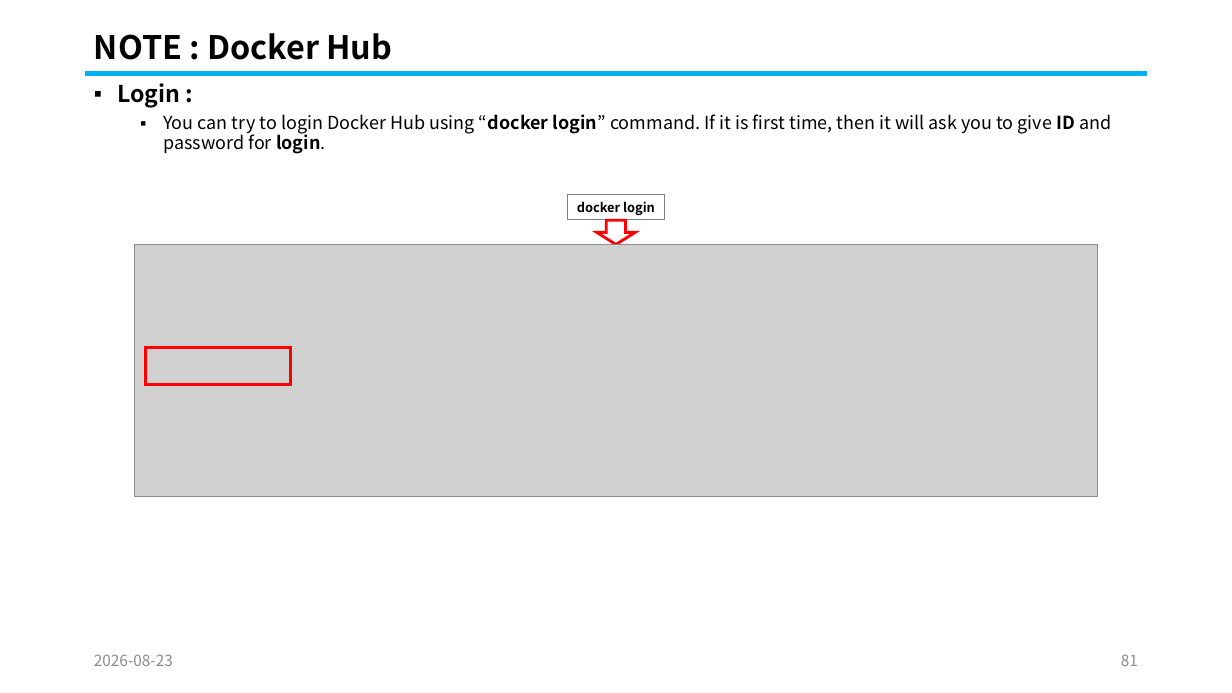
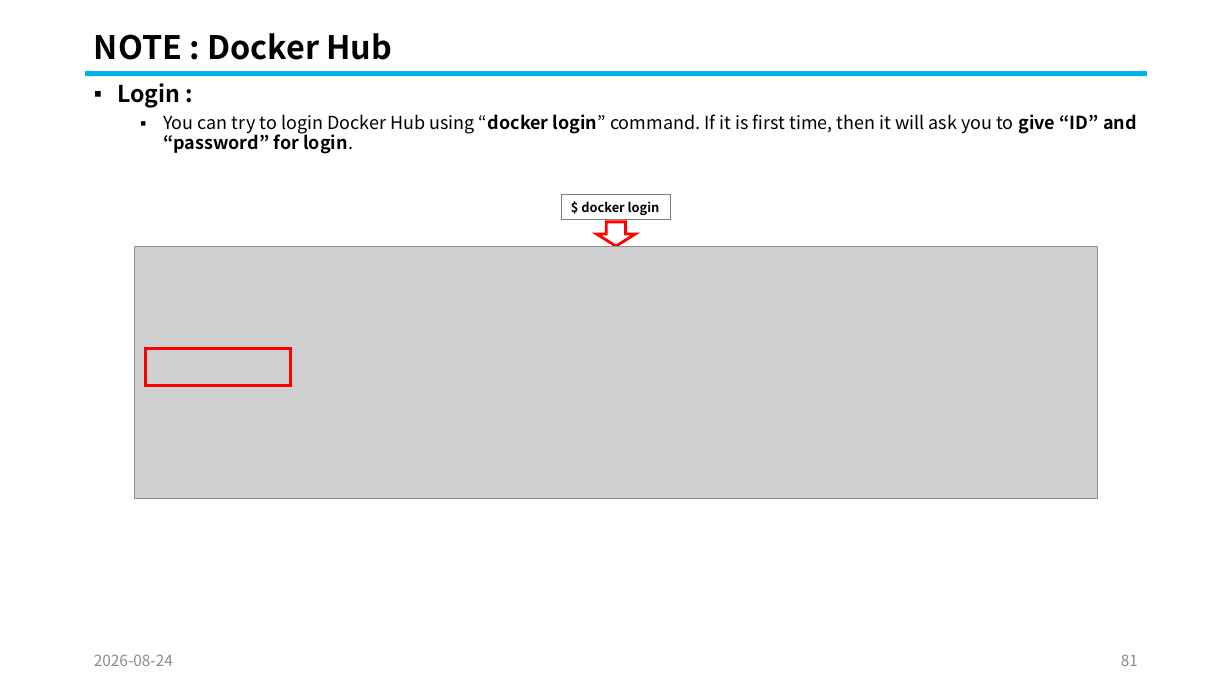
Before and after one commit to knix008/TestSimulator, a slide deck: slide 81 of Kubernetes/Kubernetes Part 05-2026.08.25.pptx. Drawn at 1232x693 pixels with LibreOffice and Linux fonts; fonts in the diff are those of the drawing; grey boxes stand for pictures. Boxes give left, top, right and bottom in pixels: in the first picture for what was removed or moved away, otherwise in the second. Text is boxed around its words. In the diff, an @@ line names an element or a change of style, - is before the commit and + after.

```diff
--- a/Kubernetes/Kubernetes Part 05-2026.08.25.pptx
+++ b/Kubernetes/Kubernetes Part 05-2026.08.25.pptx
@@ text at box(163, 114, 1137, 154): text changed @@
-  ▪ You can try to login Docker Hub using “docker login” command. If it is first time, then it will ask you to give ID and password for login.
+  ▪ You can try to login Docker Hub using “docker login” command. If it is first time, then it will ask you to give “ID” and “password” for login.
@@ rectangle "$ docker login": place and size @@
-rectangle "$ docker login" at box(568, 195, 665, 220)
+rectangle "$ docker login" at box(562, 195, 670, 220)
@@ text in rectangle at box(581, 201, 660, 215): text changed @@
-docker login
+$ docker login
@@ text at box(94, 654, 173, 666): text changed @@
-2026-08-23
+2026-08-24
```
Also in this commit, not shown: 101 other slides changed, 17 other files.
